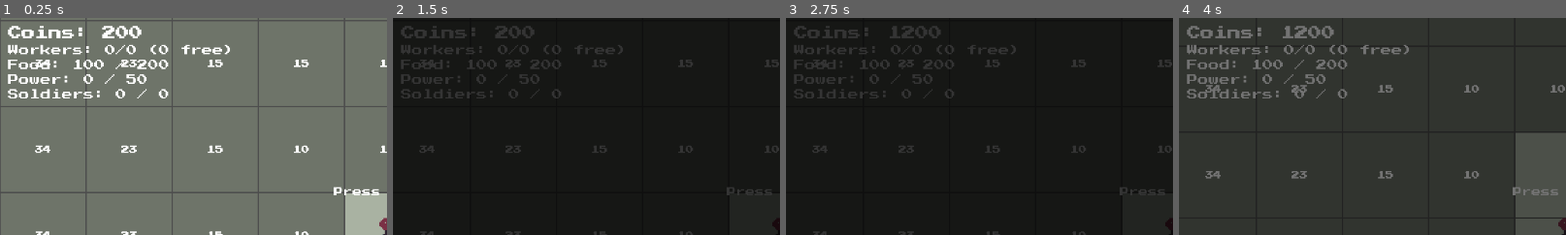
Above: before the commit, frames 1-4 (left to right).
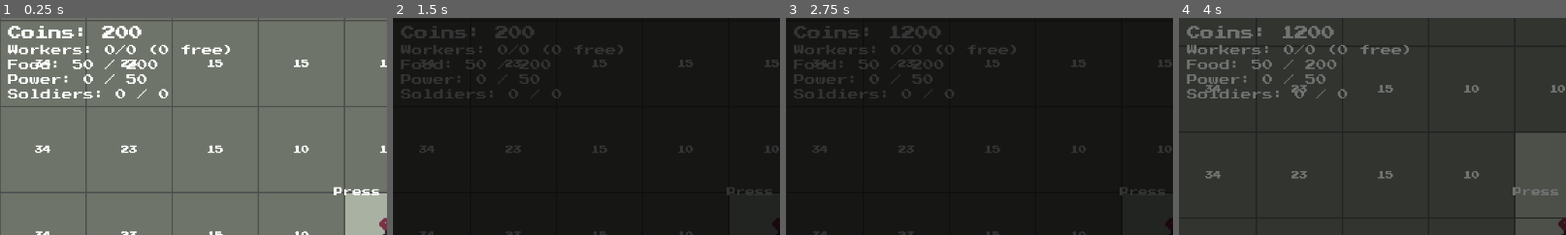
Above: after the commit, the same moments.

Repository: alecray/base-defense-game
Game: Godot game, scene res://scenes/main.tscn
The game is run twice, just before and just after one commit, with the same random seed, the same clock (stepped at 60 frames per second) and the same inputs.
Inputs (mouse positions are % of the whole screen's width and height, from its top left):
- Up to frame 1 (0.25 s): no input
- Up to frame 2 (1.5 s): tap E at 0.5 s; move the mouse to (72, 45) at 0.52 s; hold D 0.53-1.25 s; tap U at 0.6 s; click (72, 45) at 0.67 s; click "✕" at 1.25 s
- Up to frame 3 (2.75 s): click "Core 100 coins" at 2 s
- Up to frame 4 (4 s): click "✕" at 2.75 s; tap E at 3.5, 3.6 s; move the mouse to (30, 55) at 3.52 s; hold S from 3.53 s (still down)
The pictures show only the part of the screen within x 0-50%, y 0-50%; the shares and areas given below are measured in that part.

The runs differ from the first frame. In frame 1, 0.4% of the frame differs, in the area x 18-44%, y 19-24%; in frame 2, 0.2%; in frame 3, 0.2%; in frame 4, 0.4%.

Commit message:
Balance food and power economy; add two items to todo.
Starting food cut to 50 so early-game pressure is felt sooner. Solar farm power output halved and tower drain interval reduced so the ratio lands at 1 solar farm per active tower. Added building attack alerts and structured waves to todo.

Co-Authored-By: Claude Sonnet 4.6 <noreply@anthropic.com>

Diff:
--- a/scripts/constants.gd
+++ b/scripts/constants.gd
@@ -2,7 +2,7 @@
 
 ## Economy
 const STARTING_COINS: int = 200
-const STARTING_FOOD: int = 100
+const STARTING_FOOD: int = 50
 const WORKER_COST: int = 20
 const FORTIFY_COST: int = 75
 const FOOD_DRAIN_INTERVAL: float = 5.0
@@ -56,13 +56,13 @@
 const TOWER_DAMAGE: int = 25
 const TOWER_RANGE: float = 300.0
 const TOWER_INTERVAL: float = 1.0
-const TOWER_POWER_DRAIN_INTERVAL: float = 6.0
+const TOWER_POWER_DRAIN_INTERVAL: float = 4.0
 const TOWER_POWER_DRAIN_AMOUNT: int = 1
 
 ## Solar Farm
 const SOLAR_FARM_MAX_HP: int = 100
 const SOLAR_FARM_POWER_INTERVAL: float = 4.0
-const SOLAR_FARM_POWER_AMOUNT: int = 2
+const SOLAR_FARM_POWER_AMOUNT: int = 1
 
 ## Power
 const STARTING_POWER: int = 0
Not shown, changed: todo.md
